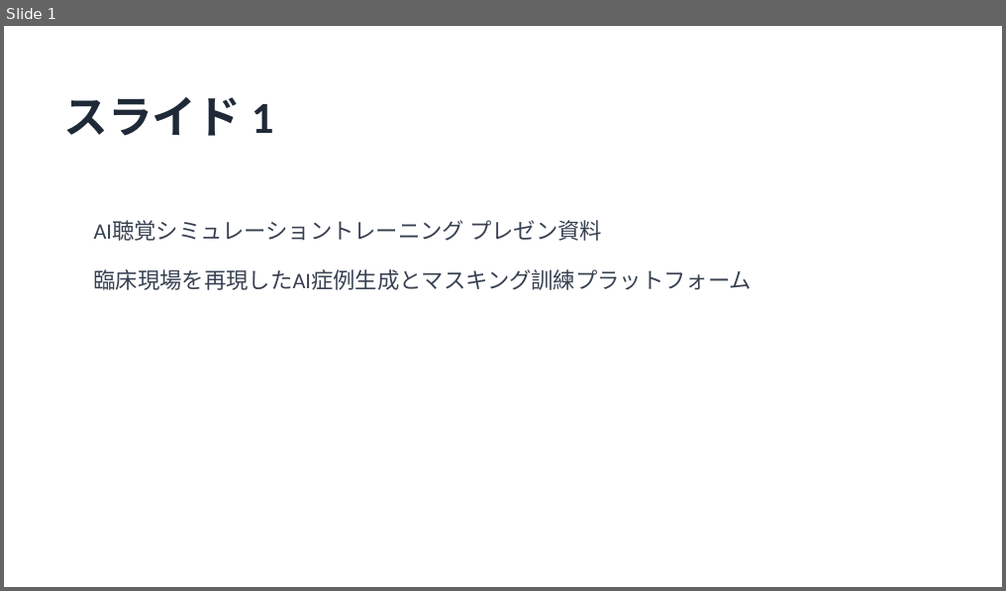
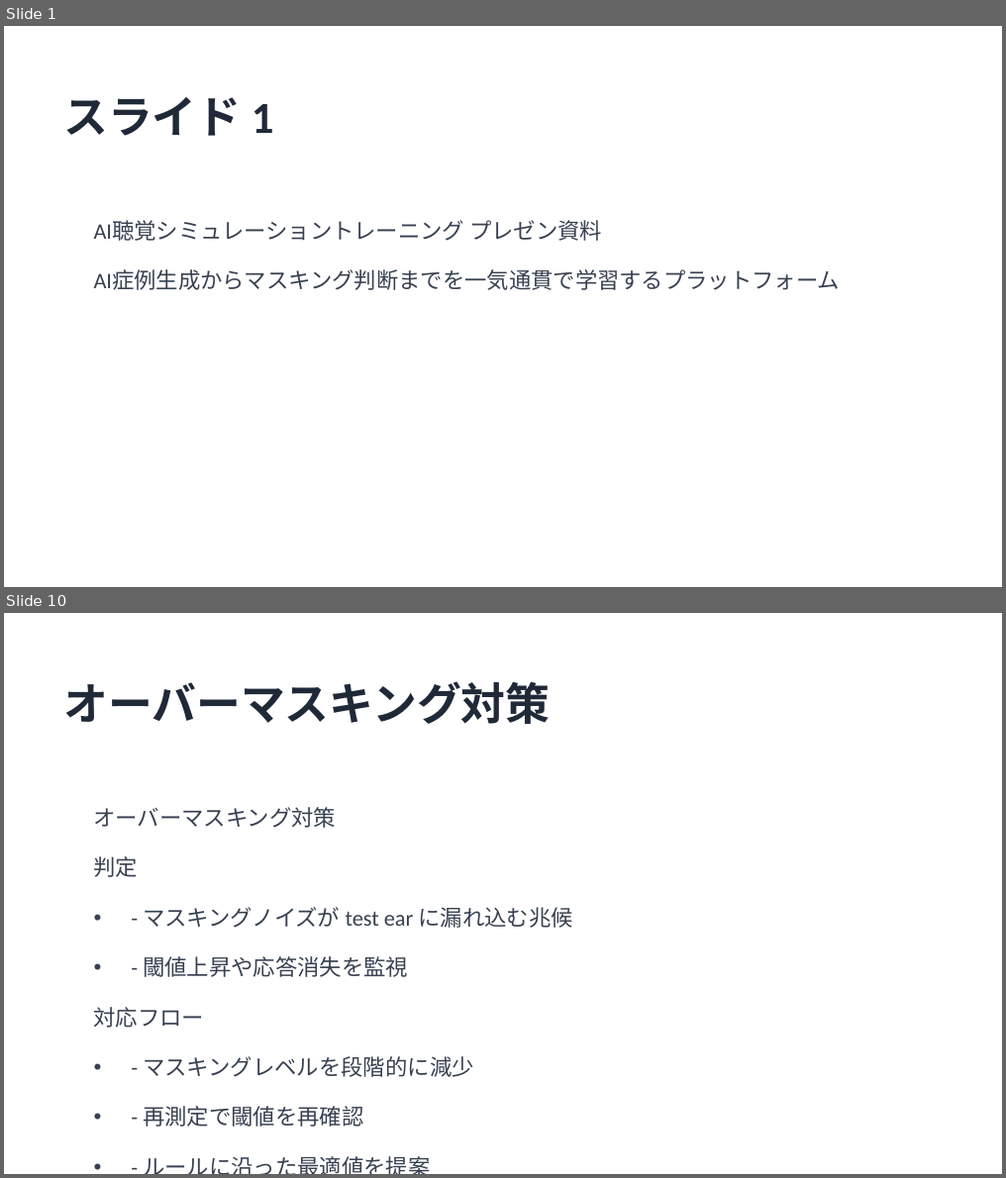
Before and after one commit to HIdechan-Maeda/Audiogram-masking-training-ver.2, a slide deck: HearSim_マスキング訓練プレゼン.pptx. Shown one above the other, each under a label of ours: slide 1 before the commit, slides 1 and 10 after it; the slides between them are not shown. The pictures are 1006x591 and 1006x1178 pixels, drawn with LibreOffice and Linux fonts; fonts in the diff are those of the drawing. Boxes give left, top, right and bottom in pixels: in the first picture for what was removed or moved away, otherwise in the second. Text is boxed around its words. In the diff, an @@ line names an element or a change of style, - is before the commit and + after.

```diff
--- a/HearSim_マスキング訓練プレゼン.pptx
+++ b/HearSim_マスキング訓練プレゼン.pptx
@@ slide 10 added at <box>4,613,1002,1174</box>, background #FFFFFF @@
@@ text added at <box>63,681,549,724</box>, 32 pt, text #1F2937, bold @@
+オーバーマスキング対策
@@ text added at <box>94,807,337,828</box>, 16 pt, text #374151 @@
+オーバーマスキング対策
@@ text added at <box>94,857,139,877</box>, 16 pt, text #374151 @@
+判定
@@ text added at <box>143,907,573,928</box>, 16 pt, text #374151 @@
+• - マスキングノイズが test ear に漏れ込む兆候
@@ text added at <box>143,957,408,977</box>, 16 pt, text #374151 @@
+• - 閾値上昇や応答消失を監視
@@ text added at <box>94,1007,205,1028</box>, 16 pt, text #374151 @@
+対応フロー
@@ text added at <box>143,1057,473,1077</box>, 16 pt, text #374151 @@
+• - マスキングレベルを段階的に減少
@@ text added at <box>143,1106,363,1127</box>, 16 pt, text #374151 @@
+• - 再測定で閾値を再確認
@@ text added at <box>84,1142,922,1174</box>, 16 pt, text #374151 @@
+• - ルールに沿った最適値を提案
@@ slide 1 changed as well @@
@@ text at <box>94,271,841,290</box>: text changed @@
-臨床現場を再現したAI症例生成とマスキング訓練プラットフォーム
+AI症例生成からマスキング判断までを一気通貫で学習するプラットフォーム
```
Also in this commit, not shown: 8 other slides changed, 3 other slides added, 4 slides removed, 1 other file.
